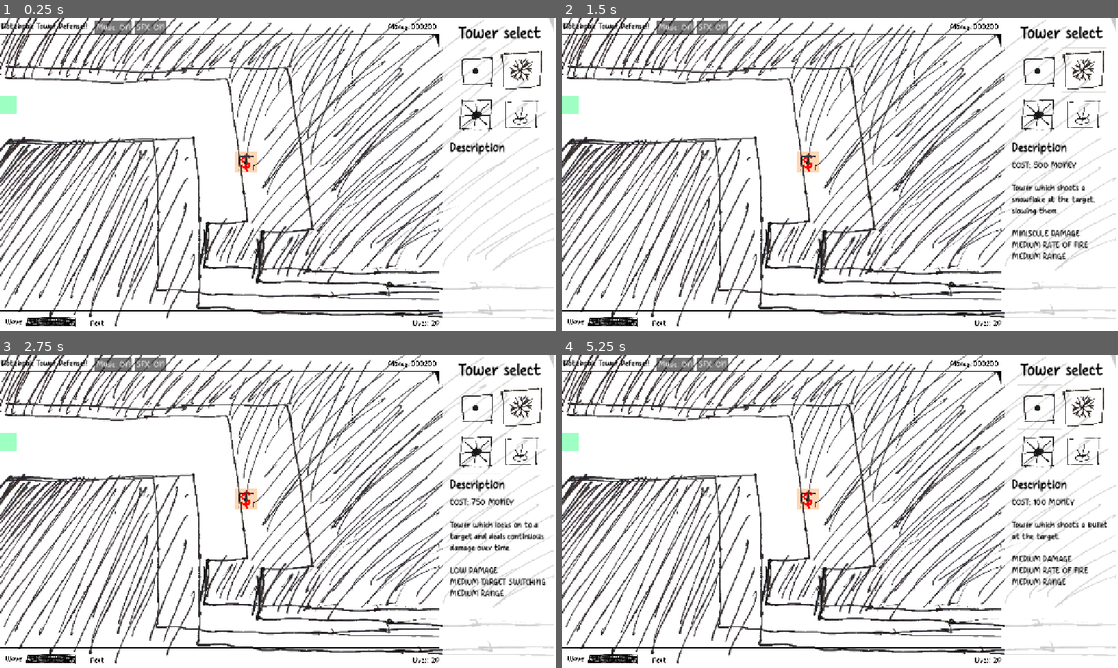
Above: before the commit, frames 1-4 (two rows, left to right).
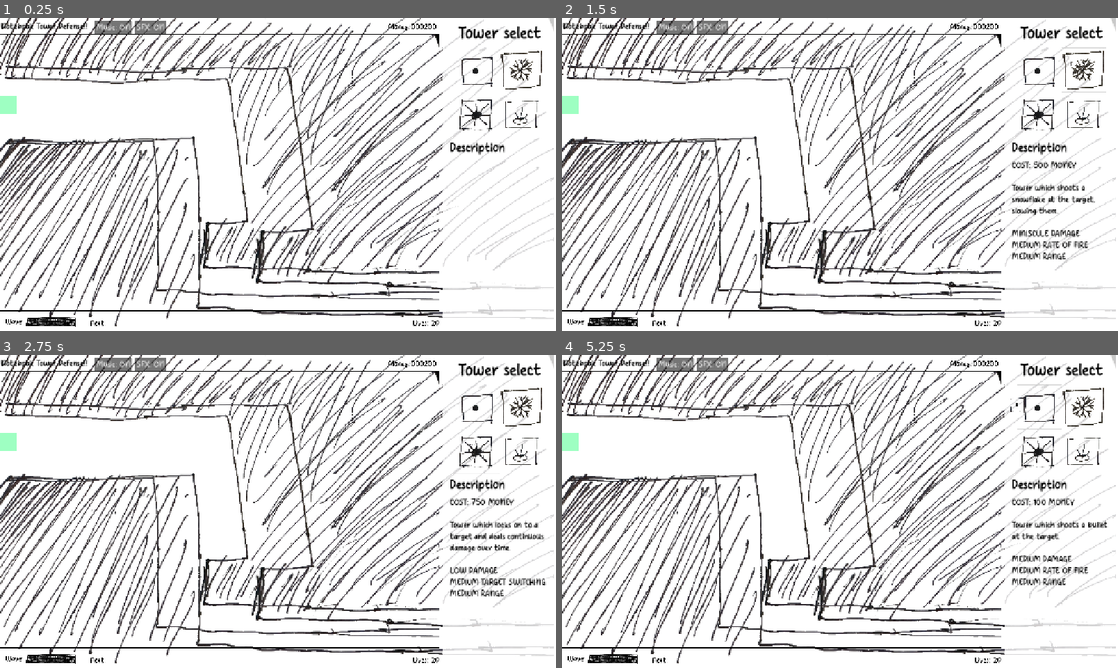
Above: after the commit, the same moments.

Repository: OzuYatamutsu/notebook-tower-defense
Game: Godot game, scene res://levels/test_level.tscn
Same seed, same stepped clock (60 frames per second), same inputs: the game is played once before the commit and once after it. This scene is started directly instead of the project's main scene.
Inputs (mouse positions are in pixels of both pictures, inside the frame that each line leads up to):
- Up to frame 1 (0.25 s): no input
- Up to frame 2 (1.5 s): click (1040, 71) at 0.5 s; click (1084, 71) at 1.25 s
- Up to frame 3 (2.75 s): click (478, 452) at 2 s
- Up to frame 4 (5.25 s): click (1084, 452) at 2.75 s; click "SFX: ON" at 3.5 s; click "SFX: ON" at 4.25 s; click (1040, 408) at 5 s

The runs differ from the first frame. In frame 1, 0.2% of the frame differs, in the area x 42-47%, y 42-50%; in frame 2, 0.3%, in the area x 42-95%, y 13-50%; in frame 3, 0.3%; in frame 4, 0.3%.
Error before the commit: Parse Error: Could not find type "Sprite" in the current scope. (res://components/tower_placement_shadow.gd:11)
Error after the commit: Invalid call. Nonexistent function 'set_max_value' in base 'Control (WaveMeter)'. (res://levels/level.gd:34)

Commit message:
Tower placement shadow shows the tower you will place on click

Diff:
--- a/components/TowerPlacementShadow.tscn
+++ b/components/TowerPlacementShadow.tscn
@@ -11,8 +11,6 @@
 collision_layer = 0
 collision_mask = 3
 script = ExtResource("1_2xblr")
-TOWER_TO_PLACE_PATH = null
-MOUSE_FOLLOW_SPEED = null
 
 [node name="ColorRectOK" type="ColorRect" parent="."]
 offset_left = -249.0
--- a/components/tower_info_and_buy_panel.gd
+++ b/components/tower_info_and_buy_panel.gd
@@ -1,38 +1,41 @@
 class_name TowerInfoAndBuyPanel
 extends Control
 
-@onready var ButtonToTowerMap = {
-    "BulletTower": preload("res://towers/BulletTower.tscn").instantiate(),
-    "SlowTower": preload("res://towers/SlowTower.tscn").instantiate(),
-    "LaserTower": preload("res://towers/LaserTower.tscn").instantiate(),
-    "SpikeTower": preload("res://towers/SpikeTower.tscn").instantiate()
+@onready var ButtonToTowerPathMap = {
+    "BulletTower": "res://towers/BulletTower.tscn",
+    "SlowTower": "res://towers/SlowTower.tscn",
+    "LaserTower": "res://towers/LaserTower.tscn",
+    "SpikeTower": "res://towers/SpikeTower.tscn"
 }
 
+@onready var ButtonToTowerMap = {
+    "BulletTower": load(ButtonToTowerPathMap["BulletTower"]).instantiate(),
+    "SlowTower": load(ButtonToTowerPathMap["SlowTower"]).instantiate(),
+    "LaserTower": load(ButtonToTowerPathMap["LaserTower"]).instantiate(),
+    "SpikeTower": load(ButtonToTowerPathMap["SpikeTower"]).instantiate()
+}
+
+@onready var TowerSelectPanel: FlowContainer = $TowerSelectPanel
 @onready var BulletTowerButton: Button = $TowerSelectPanel/BulletTower
 @onready var SlowTowerButton: Button = $TowerSelectPanel/SlowTower
 @onready var LaserTowerButton: Button = $TowerSelectPanel/LaserTower
 @onready var SpikeTowerButton: Button = $TowerSelectPanel/SpikeTower
 @onready var DescriptionPanel: Label = $DescriptionPanel
+@onready var SpawnShadow: TowerPlacementShadow = get_tree().get_first_node_in_group(
+    GameState.TOWER_PLACEMENT_SHADOW_GROUP
+)
 
 func _ready() -> void:
     DescriptionPanel.text = ""
 
-    BulletTowerButton.mouse_entered.connect(
-        _on_button_rollover.bind(BulletTowerButton)
-    )
-    BulletTowerButton.mouse_exited.connect(_on_button_exit)
-    SlowTowerButton.mouse_entered.connect(
-        _on_button_rollover.bind(SlowTowerButton)
-    )
-    SlowTowerButton.mouse_exited.connect(_on_button_exit)
-    LaserTowerButton.mouse_entered.connect(
-        _on_button_rollover.bind(LaserTowerButton)
-    )
-    LaserTowerButton.mouse_exited.connect(_on_button_exit)
-    SpikeTowerButton.mouse_entered.connect(
-        _on_button_rollover.bind(SpikeTowerButton)
-    )
-    SpikeTowerButton.mouse_exited.connect(_on_button_exit)
+    for tower: Button in TowerSelectPanel.get_children():
+        tower.mouse_entered.connect(
+            _on_button_rollover.bind(tower)
+        )
+        tower.mouse_exited.connect(_on_button_exit)
+        tower.pressed.connect(
+            _on_button_click.bind(tower)
+        )
 
 func _on_button_rollover(button: Button) -> void:
     var tower: Tower = ButtonToTowerMap[button.name]
@@ -40,3 +43,9 @@
 
 func _on_button_exit() -> void:
     DescriptionPanel.text = ""
+
+func _on_button_click(button: Button) -> void:
+    SpawnShadow.activate(
+        ButtonToTowerPathMap[button.name],
+        ButtonToTowerMap[button.name]
+    )
--- a/components/tower_placement_shadow.gd
+++ b/components/tower_placement_shadow.gd
@@ -8,7 +8,15 @@
 @onready var OK_SHADOW: ColorRect = $ColorRectOK
 @onready var NG_SHADOW: ColorRect = $ColorRectNG
 @onready var NG_MONEY: Label = $NGMoney
-@onready var TowerSprite: Sprite = $TowerSprite
+@onready var TowerSprite: Sprite2D = $TowerSprite
+
+var IsActive: bool = false
+
+func _ready() -> void:
+    OK_SHADOW.visible = false
+    NG_SHADOW.visible = false
+    NG_MONEY.visible = false
+    TowerSprite.visible = false
 
 func _process(delta) -> void:
     position = position.lerp(
@@ -24,6 +32,12 @@
     ):
         return
 
+func activate(towerPath: String, tower: Tower) -> void:
+    TOWER_TO_PLACE_PATH = towerPath
+    TOWER_TO_PLACE = tower
+    TowerSprite.texture = tower.get_node("Sprite").texture
+    TowerSprite.visible = true
+
 func spawn() -> void:
     var new_tower = load(TOWER_TO_PLACE_PATH).instantiate()
 
--- a/components/ui.tscn
+++ b/components/ui.tscn
@@ -9,6 +9,7 @@
 [ext_resource type="PackedScene" uid="uid://crh5ydle8qkpy" path="res://components/NextWaveMeter.tscn" id="6_23jcn"]
 [ext_resource type="PackedScene" uid="uid://un38oy2verh5" path="res://components/TowerInfoAndBuyPanel.tscn" id="7_k05k2"]
 [ext_resource type="Texture2D" uid="uid://uao5bdiyd7ug" path="res://levels/test_level_layout.png" id="9_24715"]
+[ext_resource type="PackedScene" uid="uid://5w0kriffqk6q" path="res://components/TowerPlacementShadow.tscn" id="10_451mt"]
 
 [node name="UI" type="CanvasLayer"]
 layer = 2
@@ -152,5 +153,9 @@
 texture = ExtResource("9_24715")
 expand_mode = 2
 
+[node name="TowerPlacementShadow" parent="." instance=ExtResource("10_451mt")]
+position = Vector2(640, 311)
+scale = Vector2(0.1, 0.1)
+
 [connection signal="pressed" from="TopBar/MusicToggleButton" to="." method="_on_music_toggle_button_pressed"]
 [connection signal="pressed" from="TopBar/SfxToggleButton" to="." method="_on_sfx_toggle_button_pressed"]
--- a/levels/test_level.tscn
+++ b/levels/test_level.tscn
@@ -64,6 +64,10 @@
 [node name="CollisionPolygon2D2" type="CollisionPolygon2D" parent="LevelViewport/walls" index="1"]
 polygon = PackedVector2Array(-1, 301, 17, 286, 444, 277, 458, 406, 455, 659, 538, 671, 783, 683, 1281, 674, 1281, 718, 367, 720, 357, 348, -2, 363)
 
+[node name="TowerPlacementShadow" parent="LevelViewport" index="4"]
+TOWER_TO_PLACE_PATH = "res://towers/BulletTower.tscn"
+MOUSE_FOLLOW_SPEED = 10.0
+
 [node name="LevelSpawn" parent="LevelViewport" index="6"]
 SPAWN_TIMER_SECS = 0.5
 
Not shown: 1 places in components/ui.tscn that only renumber resources
